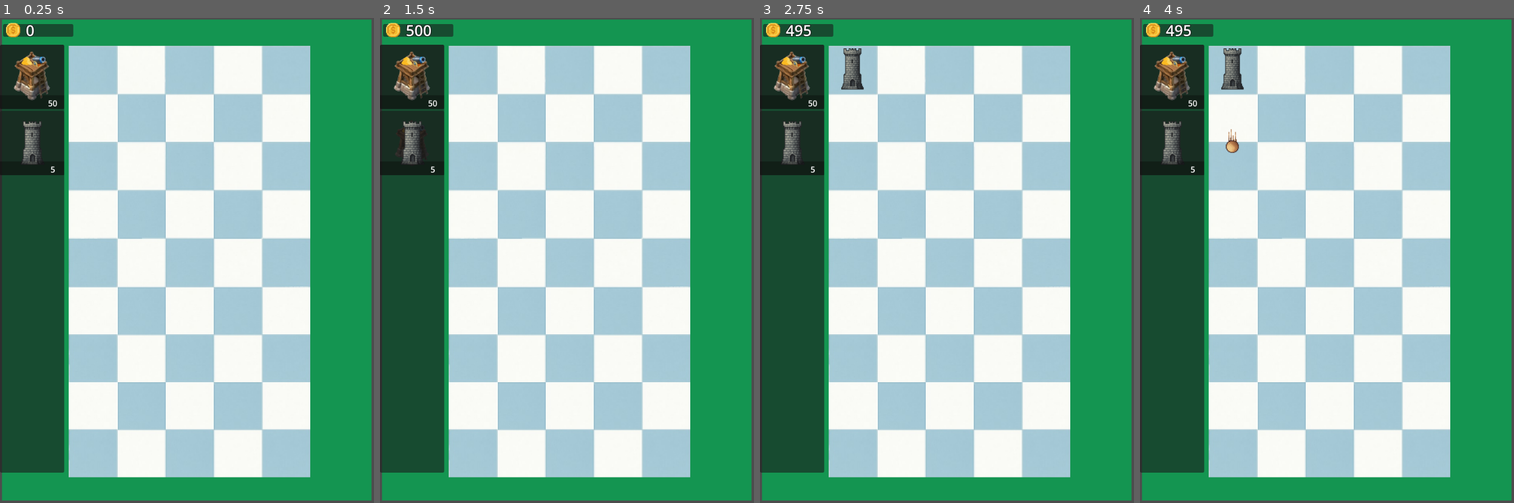
Above: before the commit, frames 1-4 (left to right).
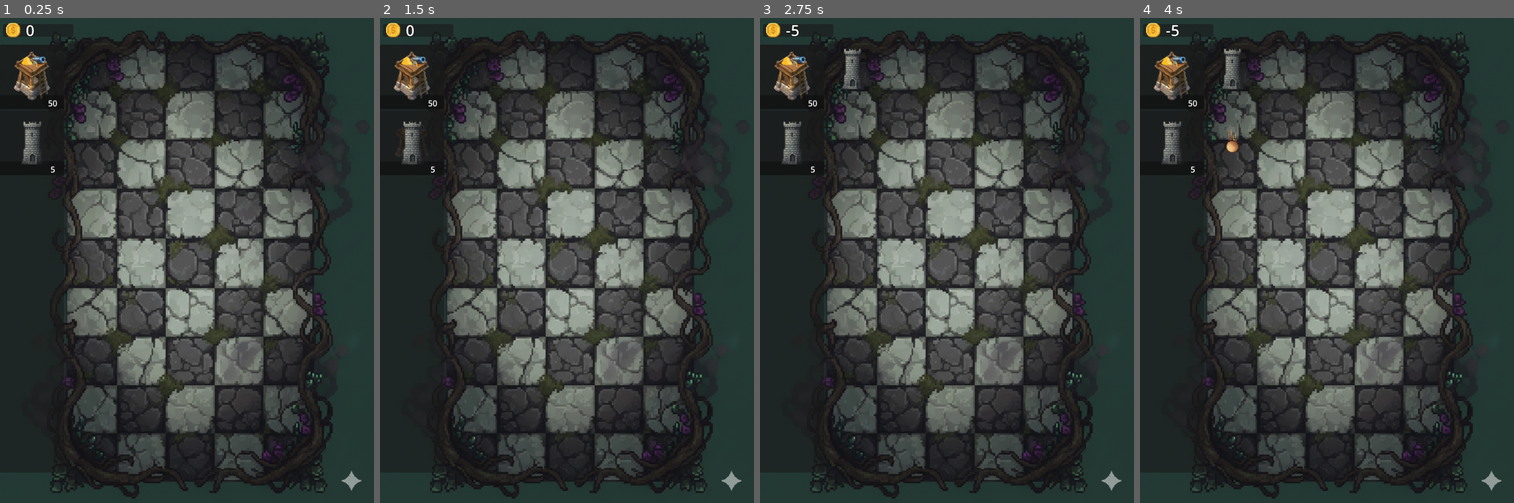
Above: after the commit, the same moments.

Repository: dlurena24/ProyectoModelado
Game: Godot game, scene res://Framework/Nivel_1.tscn
Two runs of this game, one before a commit and one after it. Both use one fixed random seed, a clock stepped at 60 frames per second and the inputs below.
Inputs (mouse positions are in pixels of both pictures, inside the frame that each line leads up to):
- Up to frame 1 (0.25 s): no input
- Up to frame 2 (1.5 s): tap Enter at 0.5 s; move the mouse to (413, 76) at 0.52 s; click (413, 76) at 0.6 s; tap Space at 1.25 s; move the mouse to (413, 144) at 1.27 s; click (413, 144) at 1.35 s
- Up to frame 3 (2.75 s): tap Enter at 2 s; move the mouse to (853, 66) at 2.02 s; click (853, 66) at 2.1 s
- Up to frame 4 (4 s): tap Space at 2.75 s; move the mouse to (1308, 357) at 2.77 s; click (1308, 357) at 2.85 s; move the mouse to (1439, 333) at 3.52 s; click (1439, 333) at 3.6 s

The runs differ from the first frame. In frame 1, 95% of the frame differs, in the area x 0-100%, y 0-100%; in frame 2, 95%; in frame 3, 95%; in frame 4, 95%.

Commit message:
Background del juego agregado

Diff:
--- a/avatars-vs-rooks-MainGame/Framework/Clases/Global/global.gd
+++ b/avatars-vs-rooks-MainGame/Framework/Clases/Global/global.gd
@@ -1,7 +1,7 @@
 extends Node
 signal monedas_actualizadas(cantidad)
 
-var monedas : int = 500
+var monedas : int = 0
 
 func _ready() -> void:
 	await get_tree().create_timer(0.5).timeout
--- a/avatars-vs-rooks-MainGame/Framework/Nivel_1.tscn
+++ b/avatars-vs-rooks-MainGame/Framework/Nivel_1.tscn
@@ -6,6 +6,7 @@
 [ext_resource type="PackedScene" uid="uid://bnekbr1xujlq" path="res://Framework/UI/HUD.tscn" id="3_g8i1u"]
 [ext_resource type="PackedScene" uid="uid://bs08bsvrgt6ck" path="res://Framework/Objetos/moneda.tscn" id="5_gk7vf"]
 [ext_resource type="PackedScene" uid="uid://dpjievlg88054" path="res://Framework/Clases/cursor_rook.tscn" id="5_y67lp"]
+[ext_resource type="Texture2D" uid="uid://d1bc1481ys76t" path="res://Assets/board3.png" id="5_ystut"]
 
 [node name="Nivel_1" type="Node2D"]
 script = ExtResource("1_gk7vf")
@@ -18,6 +19,11 @@
 position = Vector2(369.5, 479)
 scale = Vector2(1.9756757, 1.9833333)
 texture = ExtResource("1_6a2de")
+
+[node name="Board2" type="Sprite2D" parent="."]
+position = Vector2(370.50003, 480)
+scale = Vector2(0.8292411, 0.83854175)
+texture = ExtResource("5_ystut")
 
 [node name="CanvasLayer" type="CanvasLayer" parent="."]
 
@@ -81,3 +87,9 @@
 
 [node name="Marker2D7" type="Marker2D" parent="MarMonedas"]
 position = Vector2(702, 892)
+
+[node name="Marker2D2" type="Marker2D" parent="."]
+position = Vector2(611, 909)
+
+[node name="Marker2D" type="Marker2D" parent="."]
+position = Vector2(136, 55)
Binary file added: avatars-vs-rooks-MainGame/Assets/background.png
Not shown, added: avatars-vs-rooks-MainGame/Assets/background.png.import
Binary file added: avatars-vs-rooks-MainGame/Assets/board3.png
Not shown, added: avatars-vs-rooks-MainGame/Assets/board3.png.import
Not shown: 1 places in avatars-vs-rooks-MainGame/Framework/Nivel_1.tscn that only renumber resources
